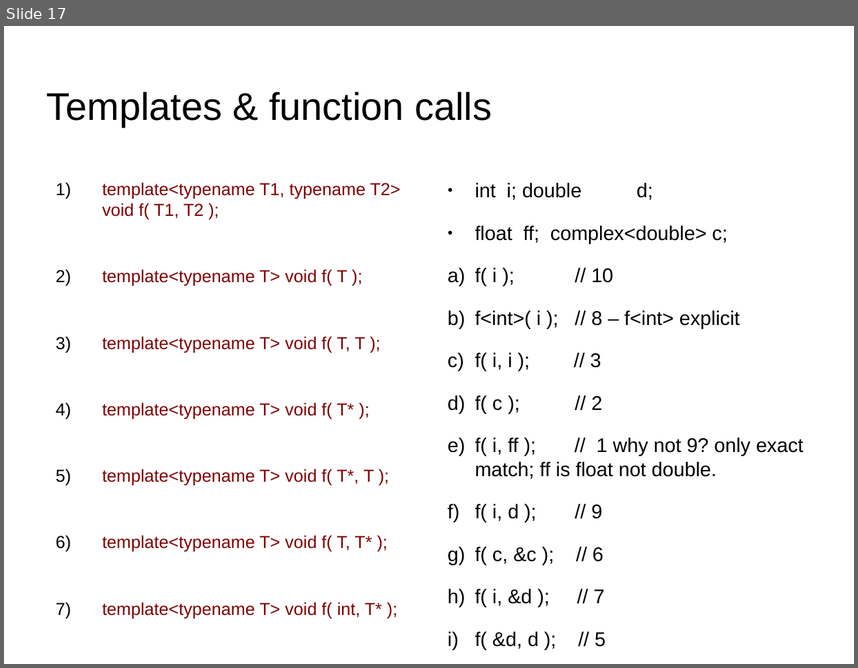
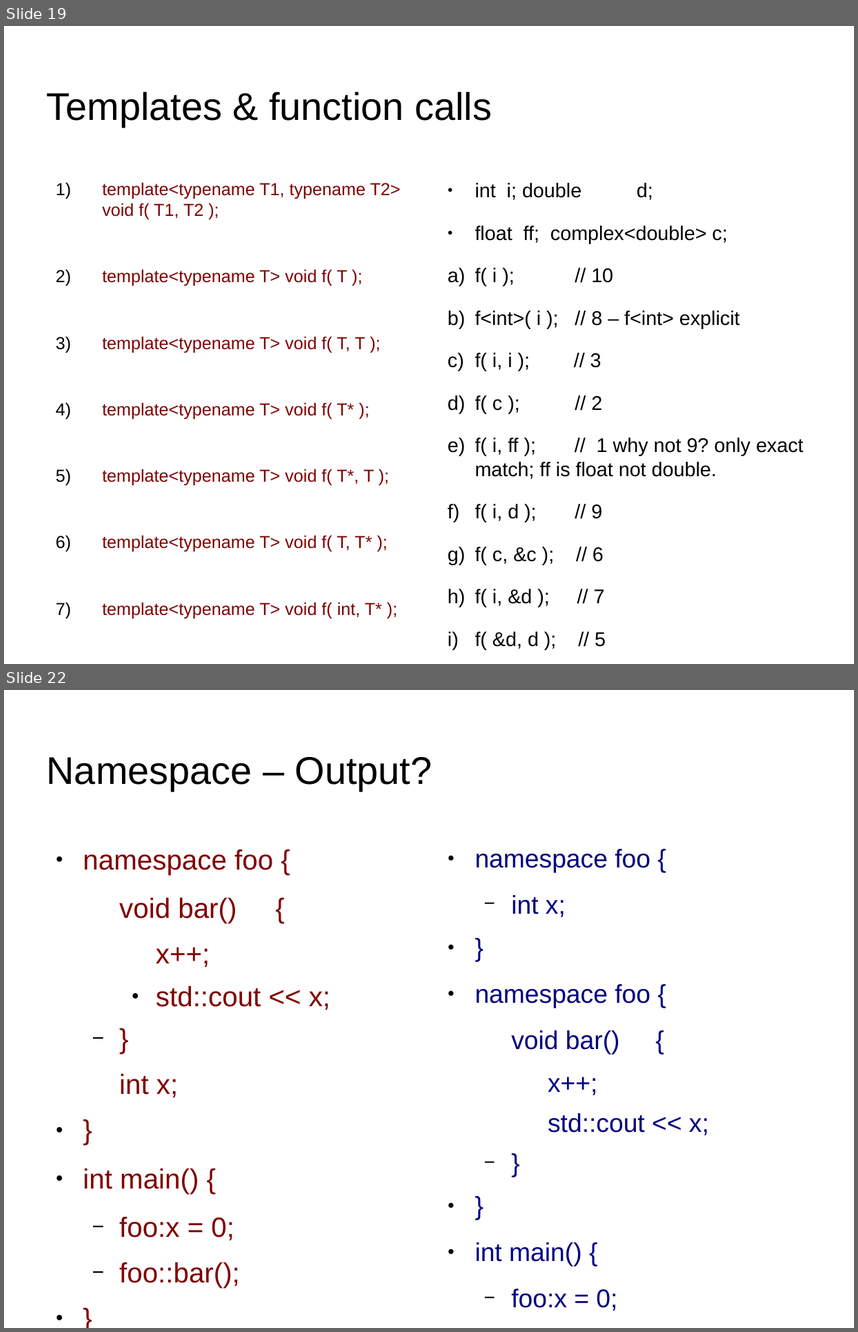
Before and after one commit to kks32/cpp-software-development, a slide deck: Ex22_C++_Quiz/Ex22_C++_Quiz.odp. Shown one above the other, each under a label of ours: slide 17 before the commit, slides 19 and 22 after it; the slides between them are not shown. The pictures are 858x668 and 858x1332 pixels, drawn with LibreOffice and Linux fonts; fonts in the diff are those of the drawing; background and template pictures are left out. Boxes give left, top, right and bottom in pixels: in the first picture for what was removed or moved away, otherwise in the second. Text is boxed around its words. In the diff, an @@ line names an element or a change of style, - is before the commit and + after.

```diff
--- a/Ex22_C++_Quiz/Ex22_C++_Quiz.odp
+++ b/Ex22_C++_Quiz/Ex22_C++_Quiz.odp
@@ slide 22 added at <box>4,690,854,1328</box>, background picture (left out) @@
@@ title added at <box>47,757,432,791</box>, 36 pt, text #000000 @@
+Namespace – Output?
@@ text added at <box>83,849,330,1288</box>, 26 pt, text #800000 @@
+● namespace foo {
+  void bar() {
+    x++;
+    ● std::cout << x;
+  − }
+  int x;
+● }
+● int main() {
+  − foo:x = 0;
+  − foo::bar();
+● }
@@ text added at <box>475,849,709,1310</box>, 24.1 pt, text #000080 @@
+● namespace foo {
+  − int x;
+● }
+● namespace foo {
+  void bar() {
+    x++;
+    std::cout << x;
+  − }
+● }
+● int main() {
+  − foo:x = 0;
+  − foo::bar();
+● }
@@ what was slide 17 is now slide 19 @@
```
Also in this commit, not shown: 1 slide changed, 7 other slides added, 3 other files.
